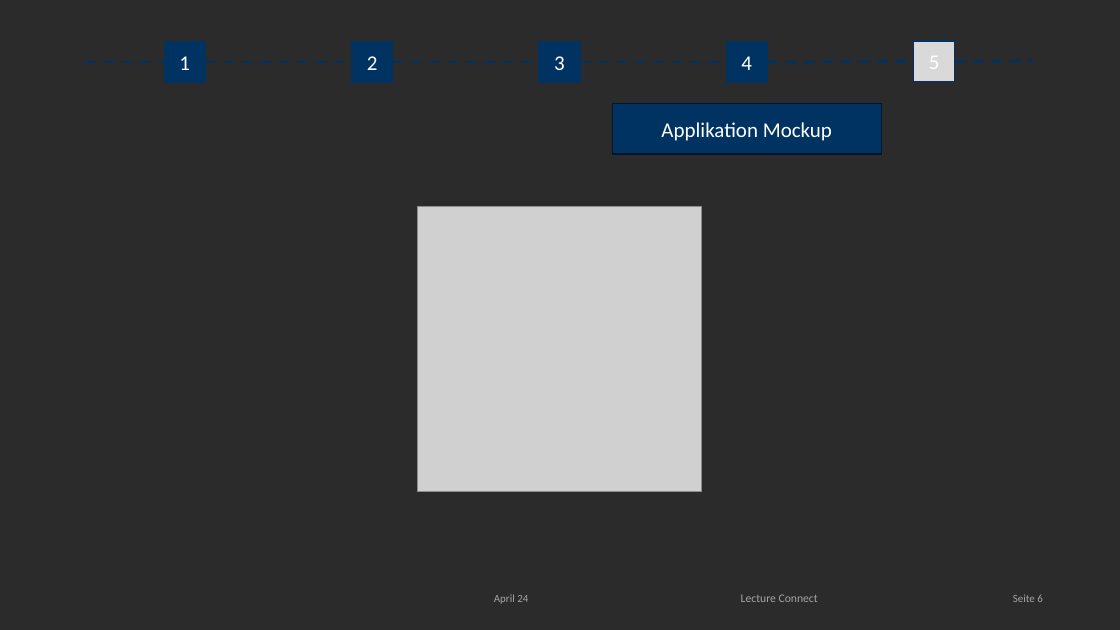
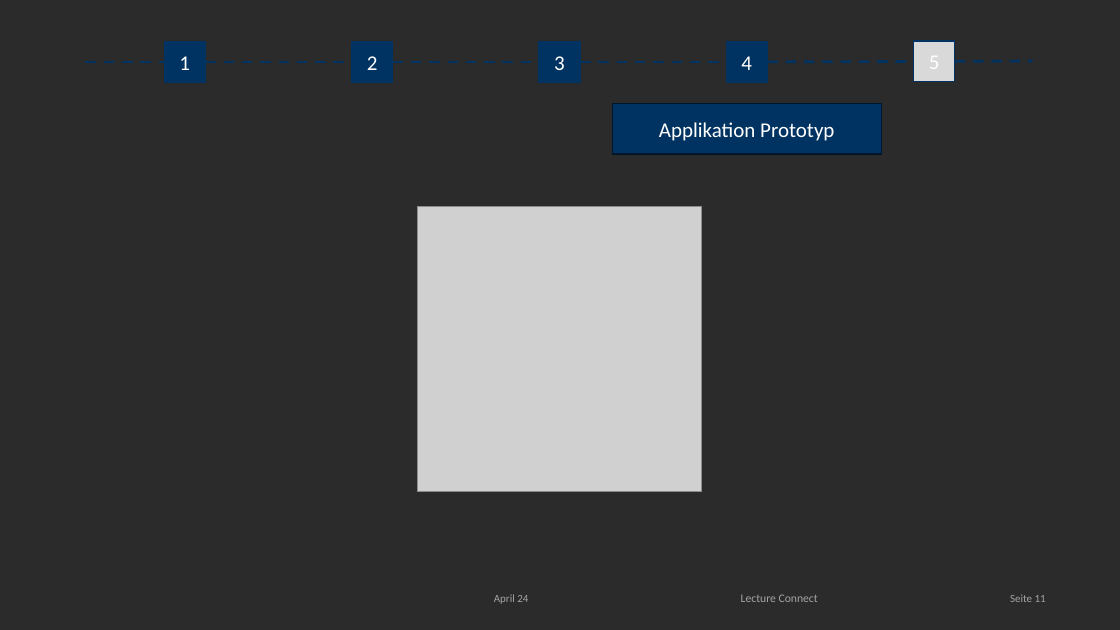
Before and after one commit to Darkuna/Lecture-Connect, a slide deck: slide 11 of Doku/Initiale Präsentation/pp-uniinnsbruck-vorlage-de-en-2023.pptx (slide 6 before the commit). Drawn at 1120x630 pixels with LibreOffice and Linux fonts; fonts in the diff are those of the drawing; grey boxes stand for pictures; background and template pictures are left out; a plain dark background stands for a picture behind light text. Boxes give left, top, right and bottom in pixels: in the first picture for what was removed or moved away, otherwise in the second. Text is boxed around its words. In the diff, an @@ line names an element or a change of style, - is before the commit and + after.

```diff
--- a/Doku/Initiale Präsentation/pp-uniinnsbruck-vorlage-de-en-2023.pptx
+++ b/Doku/Initiale Präsentation/pp-uniinnsbruck-vorlage-de-en-2023.pptx
@@ text in rectangle at box(659, 122, 834, 141): text changed @@
-Applikation Mockup
+Applikation Prototyp
@@ page number at box(1010, 594, 1046, 602): text changed @@
-Seite 6
+Seite 11
```
Also in this commit, not shown: 5 other slides changed, 5 slides added.
